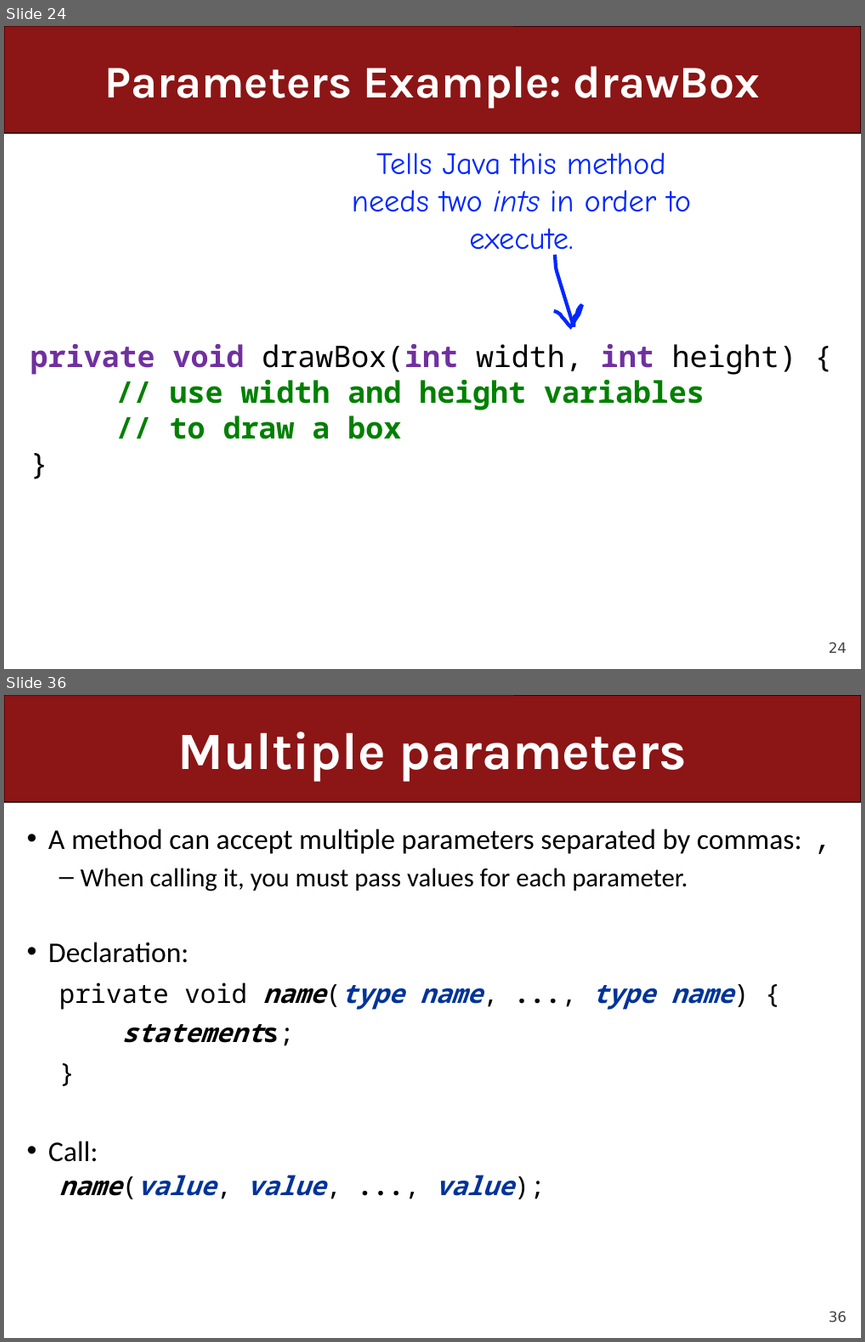
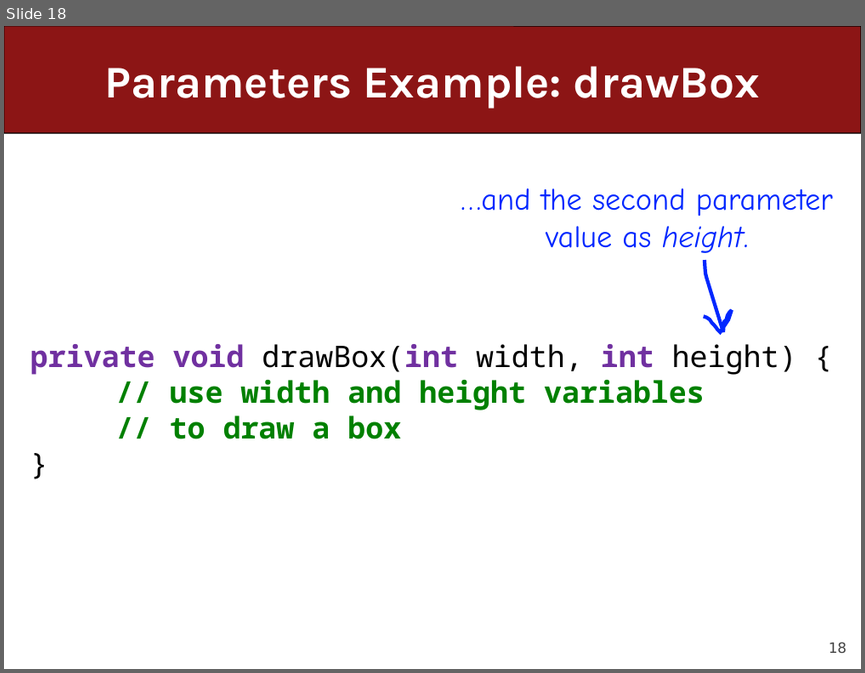
Before and after one commit to ckincaid17/cs106a-summer-2018, a slide deck: WWW/lectures/Lecture8/Lecture8.pptx. Shown one above the other, each under a label of ours: slides 24 and 36 before the commit, slide 18 after it; the slides between them are not shown. The pictures are 865x1342 and 865x673 pixels, drawn with LibreOffice and Linux fonts; fonts in the diff are those of the drawing. Boxes give left, top, right and bottom in pixels: in the first picture for what was removed or moved away, otherwise in the second. Text is boxed around its words. In the diff, an @@ line names an element or a change of style, - is before the commit and + after.

```diff
--- a/WWW/lectures/Lecture8/Lecture8.pptx
+++ b/WWW/lectures/Lecture8/Lecture8.pptx
@@ slide 36 removed at bbox=[4, 695, 861, 1338], background #FFFFFF; not listed: 2 template elements that a slide beside it also shows @@
@@ title removed at bbox=[177, 732, 686, 782] @@
-Multiple parameters
@@ text removed at bbox=[48, 828, 802, 1196] @@
-• A method can accept multiple parameters separated by commas: ,
-  – When calling it, you must pass values for each parameter.
-• Declaration:
-  private void name(type name, ..., type name) {
-  statements;
-  }
-• Call:
-  name(value, value, ..., value);
@@ what was slide 24 is now slide 18 @@
@@ slide 18 changed as well @@
@@ text at bbox=[460, 188, 833, 253]: text changed @@
-Tells Java this method needs two ints in order to execute.
+…and the second parameter value as height.
@@ freeform shape: place and size @@
-freeform shape at bbox=[554, 255, 582, 327]
+freeform shape at bbox=[704, 260, 732, 332]
@@ page number at bbox=[828, 641, 846, 652]: text changed @@
-24
+18
```
Also in this commit, not shown: 11 other slides changed, 5 slides added, 25 other slides removed, 13 other files.
